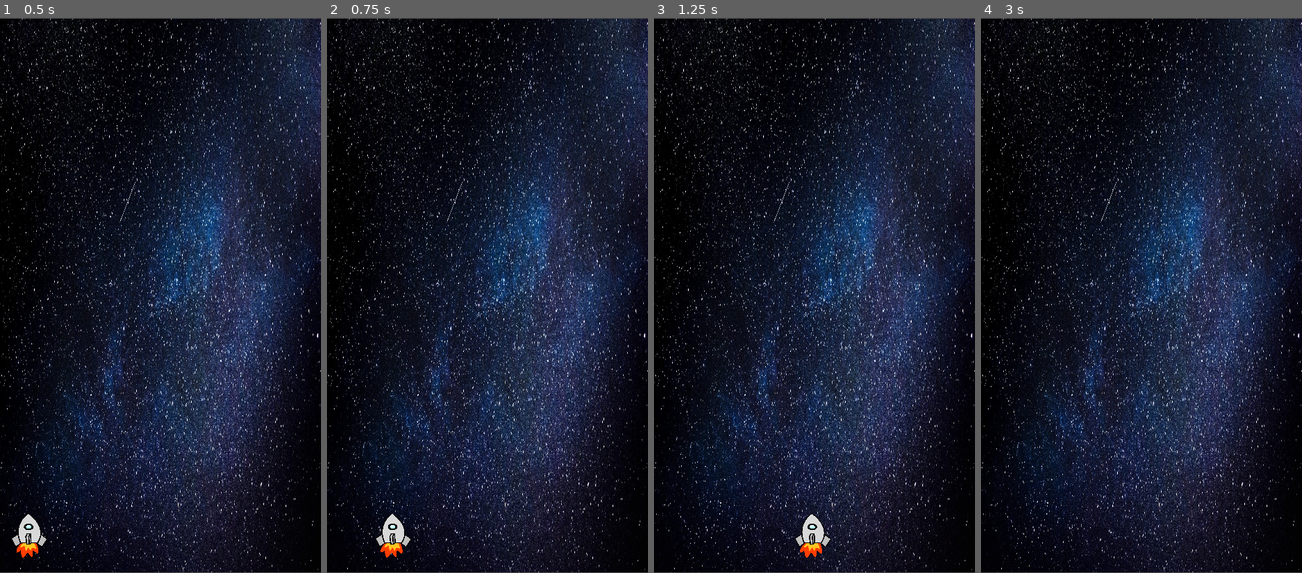
Above: before the commit, frames 1-4 (left to right).
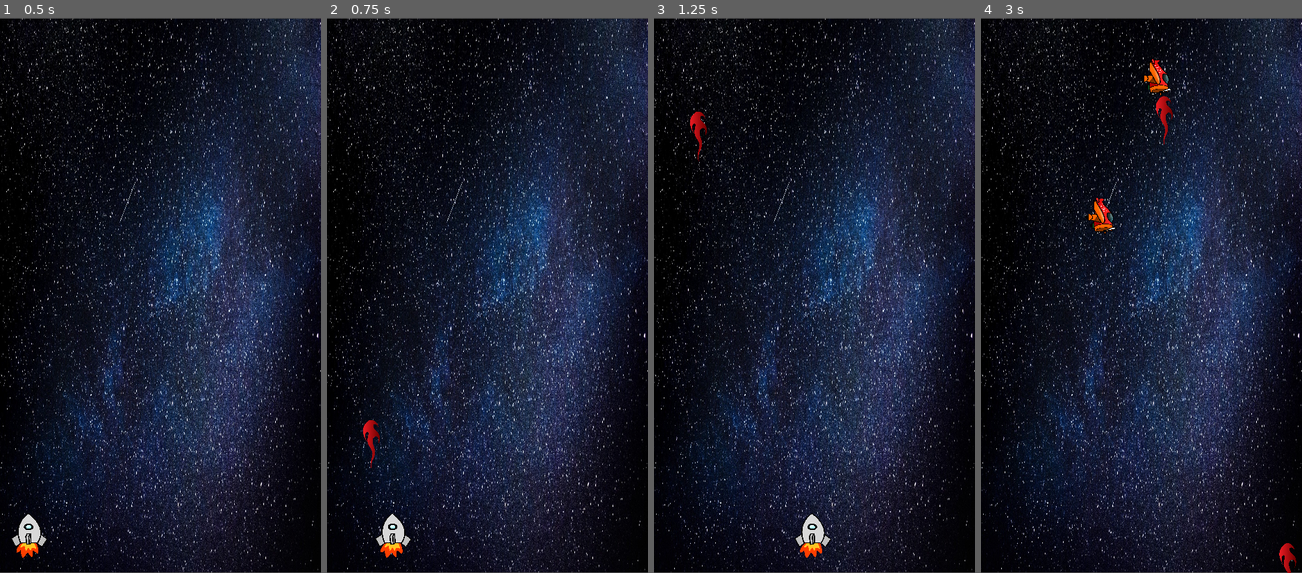
Above: after the commit, the same moments.

Repository: mashkarharis/GoDot_SpaceShooter_Game
Game: Godot game, scene res://World.tscn
Same seed, same stepped clock (60 frames per second), same inputs: the game is played once before the commit and once after it.
Inputs:
- Up to frame 1 (0.5 s): no input
- Up to frame 2 (0.75 s): tap Enter at 0.5 s; hold Right (move_right) from 0.53 s (still down); tap Space (shoot, bound only after the commit) at 0.6 s
- Up to frame 3 (1.25 s): keep holding Right (move_right)
- Up to frame 4 (3 s): release Right (move_right) at 1.28 s; hold Down (move_down) 1.28-2.03 s; tap Space (shoot, bound only after the commit) at 1.35, 2.1, 2.85 s; hold Right (move_right) 2.03-2.78 s; hold Up (move_up) from 2.78 s (still down)

Frame 1 is identical in both runs. In frame 2, 0.2% of the frame differs, in the area x 11-17%, y 72-82%; in frame 3, 0.2%; in frame 4, 0.9%, in the area x 32-99%, y 7-100%.

Commit message:
added shooting

Diff:
--- /dev/null
+++ b/World.gd
@@ -0,0 +1,10 @@
+extends Node2D
+
+
+var laser=preload("res://character/laser.tscn")
+
+
+func _on_player_spawn_laser(location):
+	var l= laser.instance()
+	l.global_position=location
+	add_child(l)
--- a/World.tscn
+++ b/World.tscn
@@ -1,9 +1,12 @@
-[gd_scene load_steps=3 format=2]
+[gd_scene load_steps=5 format=2]
 
 [ext_resource path="res://assets/background.jpg" type="Texture" id=1]
 [ext_resource path="res://character/player.tscn" type="PackedScene" id=2]
+[ext_resource path="res://character/enemy_spawner.tscn" type="PackedScene" id=3]
+[ext_resource path="res://World.gd" type="Script" id=4]
 
 [node name="World" type="Node2D"]
+script = ExtResource( 4 )
 
 [node name="bg" type="Sprite" parent="."]
 
@@ -14,3 +17,9 @@
 
 [node name="player" parent="." instance=ExtResource( 2 )]
 position = Vector2( 45.4084, 837.533 )
+collision_layer = 2
+collision_mask = 21
+
+[node name="enemy_spawner" parent="." instance=ExtResource( 3 )]
+
+[connection signal="spawn_laser" from="player" to="." method="_on_player_spawn_laser"]
--- /dev/null
+++ b/character/enemy.gd
@@ -0,0 +1,20 @@
+extends Area2D
+
+export (int) var speed=150
+var health=1
+func _physics_process(delta):
+	global_position.y+=speed*delta
+
+func _take_damage(damage):
+	health-=damage
+	if health<=0:
+		queue_free()
+
+
+
+
+func _on_enemy_area_entered(area):
+	if area is Player:
+		area._take_damage(1)
+	if area.is_in_group('laser'):
+		area._destroy()
--- /dev/null
+++ b/character/enemy.tscn
@@ -0,0 +1,24 @@
+[gd_scene load_steps=3 format=2]
+
+[ext_resource path="res://assets/flight1.png" type="Texture" id=1]
+[ext_resource path="res://character/enemy.gd" type="Script" id=2]
+
+[node name="enemy" type="Area2D" groups=[
+"enemy",
+]]
+collision_layer = 4
+collision_mask = 11
+script = ExtResource( 2 )
+
+[node name="Sprite" type="Sprite" parent="."]
+
+[node name="flight1" type="Sprite" parent="Sprite"]
+position = Vector2( 104.129, 95.8024 )
+rotation = 1.5708
+scale = Vector2( 0.0481387, 0.0741349 )
+texture = ExtResource( 1 )
+
+[node name="CollisionPolygon2D" type="CollisionPolygon2D" parent="."]
+polygon = PoolVector2Array( 93.5374, 78.9864, 93.5374, 73.2364, 90.5374, 70.9864, 97.2874, 69.7364, 97.5374, 64.9864, 101.037, 68.2364, 110.037, 68.2364, 107.537, 72.9864, 122.287, 91.7364, 125.537, 98.9864, 122.287, 107.486, 124.537, 113.736, 128.787, 115.986, 125.037, 117.986, 120.787, 120.486, 113.537, 121.236, 111.787, 126.736, 109.287, 122.236, 106.287, 121.986, 99.2874, 124.486, 95.7874, 123.736, 98.5374, 122.236, 94.7874, 119.986, 93.7874, 116.486, 91.0374, 115.986, 89.7874, 114.236, 86.7874, 112.736, 86.7874, 109.986, 89.2874, 109.236, 90.0374, 106.986, 91.5374, 106.986, 92.0374, 104.486, 88.0374, 102.486, 84.7874, 103.986, 82.5374, 101.236, 78.7874, 97.7364, 81.7874, 94.2364, 84.0374, 93.9864, 90.5374, 93.7364, 93.2874, 93.2364, 93.7874, 88.7364, 92.2874, 82.7364 )
+
+[connection signal="area_entered" from="." to="." method="_on_enemy_area_entered"]
--- /dev/null
+++ b/character/enemy_spawner.gd
@@ -0,0 +1,22 @@
+extends Node2D
+
+var spawn_positions=null
+
+var Enemy=preload("res://character/enemy.tscn")
+
+func _ready():
+	$SpawnTimer.start()
+	$SpawnTimer.connect("timeout", self, "_on_SpawnTimer_timeout")
+	print("STARTED")
+	randomize()
+	spawn_positions=$spawn_positions.get_children()
+
+func spawn_enemy():
+	var index=randi() % spawn_positions.size()
+	var enemy=Enemy.instance()
+	enemy.global_position=spawn_positions[index].global_position
+	add_child(enemy)
+
+func _on_SpawnTimer_timeout():
+	print("RUN")
+	spawn_enemy()
--- /dev/null
+++ b/character/enemy_spawner.tscn
@@ -0,0 +1,27 @@
+[gd_scene load_steps=2 format=2]
+
+[ext_resource path="res://character/enemy_spawner.gd" type="Script" id=1]
+
+[node name="enemy_spawner" type="Node2D"]
+script = ExtResource( 1 )
+
+[node name="spawn_positions" type="Node2D" parent="."]
+
+[node name="pos1" type="Position2D" parent="spawn_positions"]
+position = Vector2( 90, 0 )
+
+[node name="pos2" type="Position2D" parent="spawn_positions"]
+position = Vector2( 180, 0 )
+
+[node name="pos3" type="Position2D" parent="spawn_positions"]
+position = Vector2( 270, 0 )
+
+[node name="pos4" type="Position2D" parent="spawn_positions"]
+position = Vector2( 360, 0 )
+
+[node name="pos5" type="Position2D" parent="spawn_positions"]
+position = Vector2( 450, 0 )
+
+[node name="SpawnTimer" type="Timer" parent="."]
+wait_time = 1.5
+autostart = true
--- /dev/null
+++ b/character/laser.gd
@@ -0,0 +1,28 @@
+extends Area2D
+
+
+var speed=1000
+
+
+func _physics_process(delta):
+	global_position.y -=speed*delta
+
+# Declare member variables here. Examples:
+# var a = 2
+# var b = "text"
+
+
+# Called when the node enters the scene tree for the first time.
+func _ready():
+	pass # Replace with function body.
+
+
+# Called every frame. 'delta' is the elapsed time since the previous frame.
+#func _process(delta):
+#	pass
+func _destroy():
+	queue_free()
+
+func _on_laser_area_entered(area):
+	if area.is_in_group('enemy'):
+		area._take_damage(1)
--- /dev/null
+++ b/character/laser.tscn
@@ -0,0 +1,24 @@
+[gd_scene load_steps=3 format=2]
+
+[ext_resource path="res://assets/fire.png" type="Texture" id=1]
+[ext_resource path="res://character/laser.gd" type="Script" id=2]
+
+[node name="laser" type="Area2D" groups=[
+"laser",
+]]
+collision_layer = 8
+collision_mask = 5
+script = ExtResource( 2 )
+
+[node name="CollisionPolygon2D" type="CollisionPolygon2D" parent="."]
+polygon = PoolVector2Array( -6.89375, -29.6706, -13.3938, -17.6706, -10.6438, -5.17062, -8.39375, -1.67062, -8.64375, -11.1706, -5.39375, -13.9206, -4.89375, -7.42062, -5.14375, 0.0793839, -2.39375, 8.32938, 0.606247, 13.0794, 2.85625, 18.3294, 2.10625, 22.5794, 0.606247, 29.3294, -0.143753, 38.0794, 0.856247, 43.8294, 1.60625, 34.8294, 5.60625, 23.3294, 6.85625, 15.3294, 4.10625, 7.07938, 3.60625, -0.920616, 5.85625, -6.67062, 9.85625, -6.92062, 12.3562, -3.67062, 12.3562, -0.170616, 12.3562, 2.57938, 12.3562, 4.07938, 14.6062, -5.92062, 11.3562, -13.6706, 5.35625, -19.6706, 5.10625, -24.6706, 5.35625, -26.6706, 8.10625, -26.6706, 10.6062, -24.4206, 12.3562, -23.9206, 7.35625, -31.4206, 2.35625, -34.1706, -2.89375, -33.1706 )
+
+[node name="Sprite" type="Sprite" parent="."]
+
+[node name="fire" type="Sprite" parent="Sprite"]
+position = Vector2( 0.945374, 5.55304 )
+rotation = 3.14159
+scale = Vector2( 0.0801554, 0.0623475 )
+texture = ExtResource( 1 )
+
+[connection signal="area_entered" from="." to="." method="_on_laser_area_entered"]
--- a/character/player.gd
+++ b/character/player.gd
@@ -1,11 +1,31 @@
 extends Area2D
+class_name Player
+var speed=300
+var health=3
+var input_vector=Vector2.ZERO
+onready var gun=$gun
+signal spawn_laser(location)
 
-var speed=300
 
-var input_vector=Vector2.ZERO
 
 func _physics_process(delta):
 	input_vector.x=Input.get_action_strength("move_right")-Input.get_action_strength("move_left")
 	input_vector.y=Input.get_action_strength("move_down")-Input.get_action_strength("move_up")
 
 	global_position+=input_vector*speed*delta
+
+	if Input.is_action_just_pressed("shoot"):
+		shoot_laser()
+
+func _take_damage(damage):
+	health-=damage
+	if health<=0:
+		queue_free()
+
+
+func _on_player_area_entered(area):
+	if area.is_in_group('enemy'):
+		area._take_damage(1)
+
+func shoot_laser():
+	emit_signal("spawn_laser",gun.global_position)
--- a/character/player.tscn
+++ b/character/player.tscn
@@ -17,3 +17,8 @@
 
 [node name="CollisionPolygon2D" type="CollisionPolygon2D" parent="."]
 polygon = PoolVector2Array( 1.25635, -33.5489, -7.17163, -27.9303, -14.2886, -16.1311, -16.536, -4.33194, -16.3488, -0. …(505 unchanged characters)…
+
+[node name="gun" type="Position2D" parent="."]
+position = Vector2( 0.561859, -34.8356 )
+
+[connection signal="area_entered" from="." to="." method="_on_player_area_entered"]
--- a/project.godot
+++ b/project.godot
@@ -7,6 +7,16 @@
 ;   param=value ; assign values to parameters
 
 config_version=4
+
+_global_script_classes=[ {
+"base": "Area2D",
+"class": "Player",
+"language": "GDScript",
+"path": "res://character/player.gd"
+} ]
+_global_script_class_icons={
+"Player": ""
+}
 
 [application]
 
@@ -44,6 +54,19 @@
 "events": [ Object(InputEventKey,"resource_local_to_scene":false,"resource_name":"","device":0,"alt":false,"shift":false,"control":false,"meta":false,"command":false,"pressed":false,"scancode":16777234,"unicode":0,"echo":false,"script":null)
  ]
 }
+shoot={
+"deadzone": 0.5,
+"events": [ Object(InputEventKey,"resource_local_to_scene":false,"resource_name":"","device":0,"alt":false,"shift":false,"control":false,"meta":false,"command":false,"pressed":false,"scancode":32,"unicode":0,"echo":false,"script":null)
+ ]
+}
+
+[layer_names]
+
+2d_physics/layer_1="env"
+2d_physics/layer_2="player"
+2d_physics/layer_3="enemy"
+2d_physics/layer_4="player_laser"
+2d_physics/layer_5="enemy_laser"
 
 [physics]
 
Binary file added: assets/fire.png
Not shown, added: assets/fire.png.import
